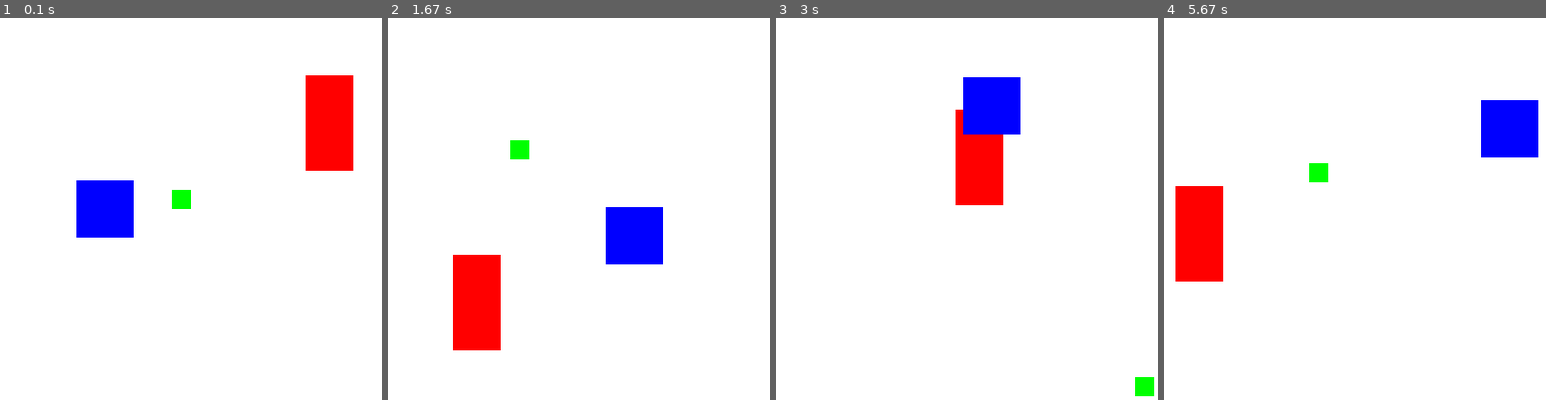
Above: before the commit, frames 1-4 (left to right).
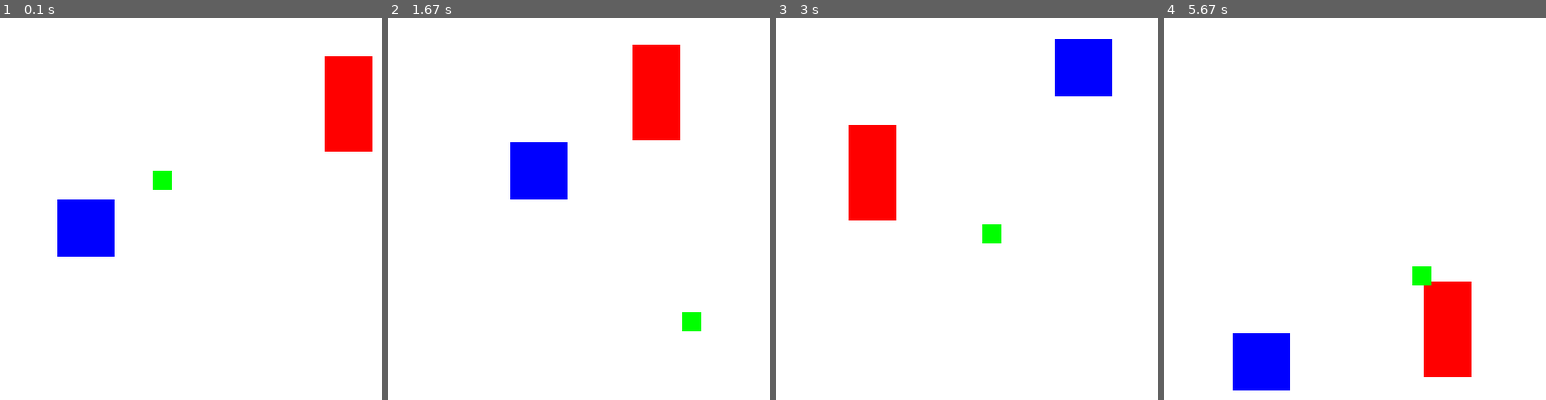
Above: after the commit, the same moments.

Repository: JeremiahTee/python-games-sweigart
Game: pygame game, started from animation.py
The game is run twice, just before and just after one commit, with the same random seed, the same clock (stepped at 60 frames per second) and the same inputs.
Inputs:
- Up to frame 1 (0.1 s): no input
- Up to frame 2 (1.67 s): no input
- Up to frame 3 (3 s): no input
- Up to frame 4 (5.67 s): no input

The runs differ from the first frame. In frame 1, 6.2% of the frame differs, in the area x 15-98%, y 10-63%; in frame 2, 11%; in frame 3, 11%; in frame 4, 11%, in the area x 3-98%, y 21-98%.

Commit message:
faster movement for rectangles

Diff:
--- a/animation.py
+++ b/animation.py
@@ -90,4 +90,4 @@
 
     #Draw the window into the screen
     pygame.display.update()
-    time.sleep(0.02)
+    time.sleep(0.01)
